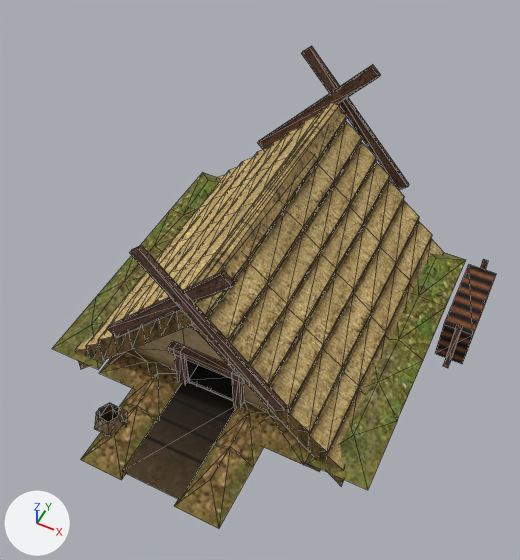
Two versions of the glTF model apps/web/public/models/dwellings/zemnice.glb, one commit apart.
Rendered twice from a 50 mm lens placed at (3.37, -7.13, 9.37), pointed at (0.07, -0.52, 1.1). Every picture has the same lights, and +X, +Y and +Z are marked at lower left. The picture after the commit comes second. Mesh edges are drawn as thin lines. Vertices at exactly the same position are counted once.

In view in the first picture: 'zemnice'.
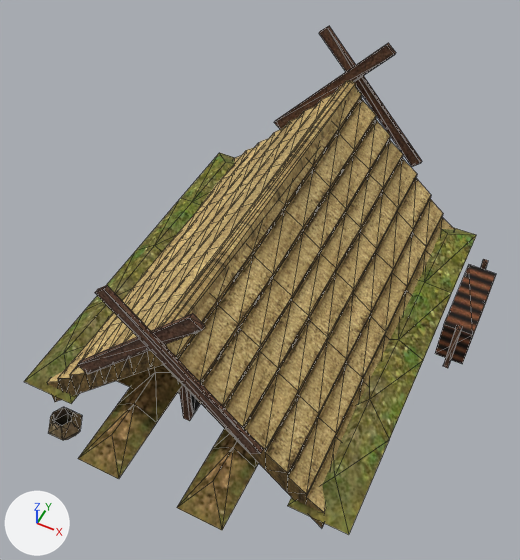
Boxes [x1, y1, x2, y2] around the edits, measured in the pictures (520 x 560 px; the box of a moved part takes in the faces that stretch with it):
'zemnice', reshaped (6% wider)
    before: [52, 46, 496, 529]
    after: [24, 26, 496, 535]
part 1 of me_zemnice, moved or reshaped
    before: [180, 102, 341, 312]
    after: [163, 80, 357, 349]
part 2 of me_zemnice, moved or reshaped
    before: [107, 270, 235, 338]
    after: [77, 313, 205, 374]
part 3 of me_zemnice, moved or reshaped
    before: [129, 245, 287, 411]
    after: [95, 285, 263, 454]
part 4 of me_zemnice, moved or reshaped
    before: [258, 65, 381, 149]
    after: [274, 43, 396, 129]
part 5 of me_zemnice, moved or reshaped
    before: [301, 46, 409, 190]
    after: [319, 26, 422, 167]
part 6 of me_zemnice, moved or reshaped
    before: [81, 366, 181, 480]
    after: [78, 366, 182, 479]
part 7 of me_zemnice, moved or reshaped
    before: [174, 401, 266, 529]
    after: [177, 429, 259, 530]
part 8 of me_zemnice, moved or reshaped
    before: [94, 403, 127, 436]
    after: [48, 407, 82, 440]
part 9 of me_zemnice, deleted
    before: [189, 365, 233, 399]
part 10 of me_zemnice, deleted
    before: [122, 382, 236, 500]
part 11 of me_zemnice, moved or reshaped
    before: [52, 108, 466, 490]
    after: [24, 86, 475, 535]
part 12 of me_zemnice, surface changed
    before: [53, 144, 466, 489]
    after: [25, 153, 476, 533]

Edits to the bpy script that builds the scene:
```text
Change me_zemnice:
    used by ob_zemnice; location = (0.0, 0.0, 0.0)
    remove me_zemnice.from_pydata(...)  # 490 vertices, 720 faces; spans x -2.7..3.28, y -3.85..2.55, z -1.0..3.34
    add me_zemnice.from_pydata(...)  # 546 vertices, 870 faces; spans x -2.7..3.28, y -3.85..3.2, z -1.0..3.34
    me_zemnice part 1: the loose piece of 10 vertices spanning x -0.17..0.17, y -2.35..2.35, z 2.24..2.54 is scaled about its middle by (1, 1.3, 1)
    me_zemnice part 2: the loose piece of 8 vertices spanning x -1.42..0.67, y -2.43..-2.36, z 1.1..3.34 is moved by (0.0, -0.7, 0.0)
    me_zemnice part 3: the loose piece of 8 vertices spanning x -0.67..1.42, y -2.5..-2.43, z 1.1..3.34 is moved by (0.0, -0.7, 0.0)
    me_zemnice part 4: the loose piece of 8 vertices spanning x -1.42..0.67, y 2.36..2.43, z 1.1..3.34 is moved by (0.0, 0.7, 0.0)
    me_zemnice part 5: the loose piece of 8 vertices spanning x -0.67..1.42, y 2.43..2.5, z 1.1..3.34 is moved by (0.0, 0.7, 0.0)
    me_zemnice part 6: the loose piece of 9 vertices spanning x -1.12..-0.42, y -3.85..-1.85, z 0.0..0.33 is moved by (-0.04, 0.0, 0.0)
    me_zemnice part 7: the loose piece of 9 vertices spanning x 0.42..1.12, y -3.85..-1.85, z 0.0..0.35 is moved by (0.04, 0.0, 0.0)
    me_zemnice part 8: the loose piece of 25 vertices spanning x -1.25..-0.73, y -3.44..-2.99, z 0.0..0.44 is moved by (-0.55, -0.35, 0.0)
    me_zemnice part 9: the loose piece of 4 vertices spanning x -0.42..0.42, y -2.0..-1.5, z 0.04 is deleted
    me_zemnice part 10: the loose piece of 4 vertices spanning x -0.47..0.47, y -3.75..-2.05, z 0.05 is deleted
    me_zemnice part 11: 99 vertices moved from x -2.7..2.7, y -2.45..2.45, z -0.44..1.88 to x -2.7..2.7, y -3.15..3.15, z -1.0..1.87; 101 vertices removed from x -2.3..2.3, y -2.35..2.35, z -1.0..2.5; 165 vertices added at x -2.3..2.3, y -3.05..3.05, z -1.0..2.5
    me_zemnice part 12: 91 kept faces spanning x -2.7..2.7, y -3.15..3.15, z -1.0..1.87 get new texture (UV) coordinates
```
